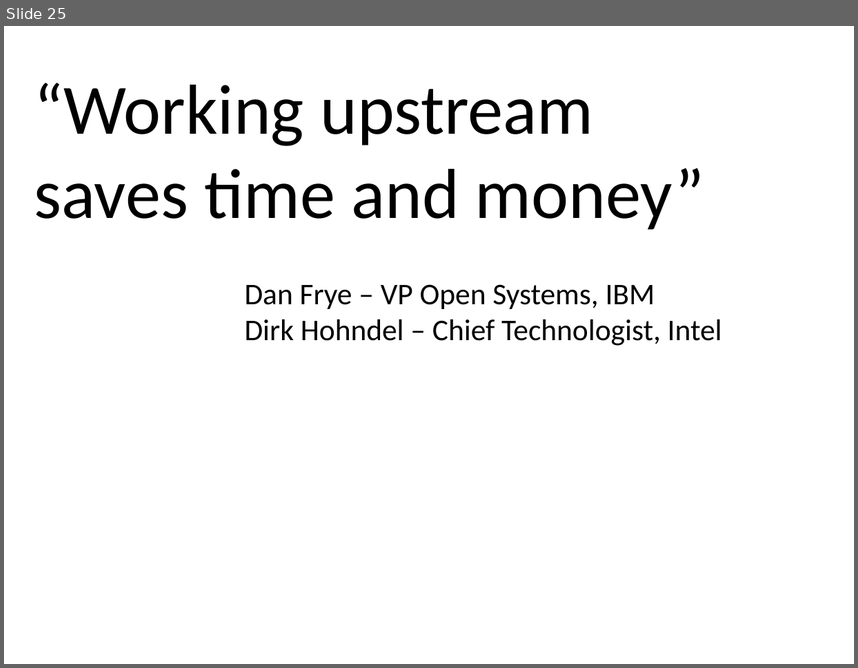
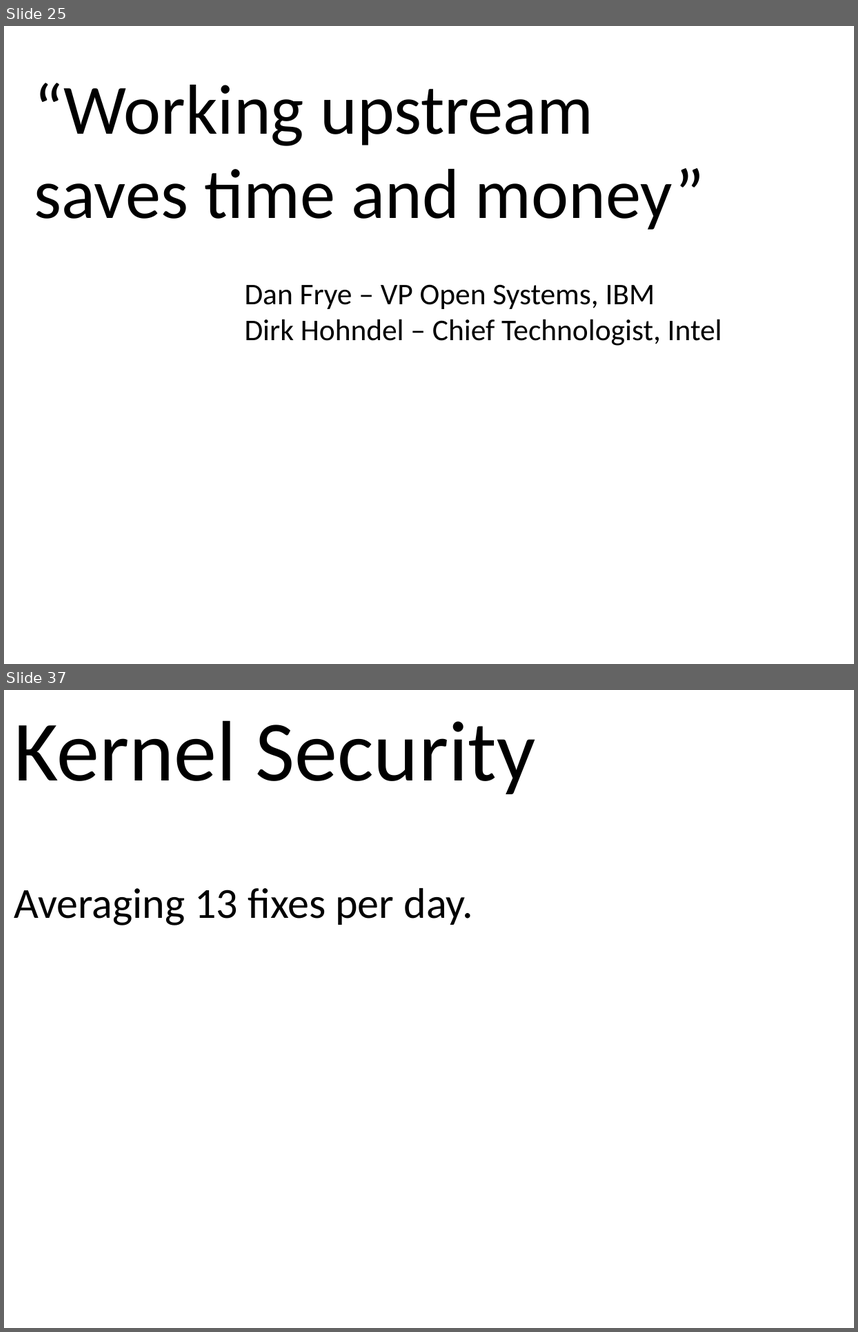
Before and after one commit to gregkh/kernel-development, a slide deck: kernel-development.odp. Shown one above the other, each under a label of ours: slide 25 before the commit, slides 25 and 37 after it; the slides between them are not shown. The pictures are 858x668 and 858x1332 pixels, drawn with LibreOffice and Linux fonts; fonts in the diff are those of the drawing. Boxes give left, top, right and bottom in pixels: in the first picture for what was removed or moved away, otherwise in the second. Text is boxed around its words. In the diff, an @@ line names an element or a change of style, - is before the commit and + after.

Commit message:
stable and security stuff added

```diff
--- a/kernel-development.odp
+++ b/kernel-development.odp
@@ slide 37 added at box(4, 690, 854, 1328), background #FFFFFF @@
@@ text added at box(14, 720, 536, 925), 40 pt, text #000000 @@
+Kernel Security
+Averaging 13 fixes per day.
```
Also in this commit, not shown: 16 slides changed, 8 other slides added, 1 other file.
